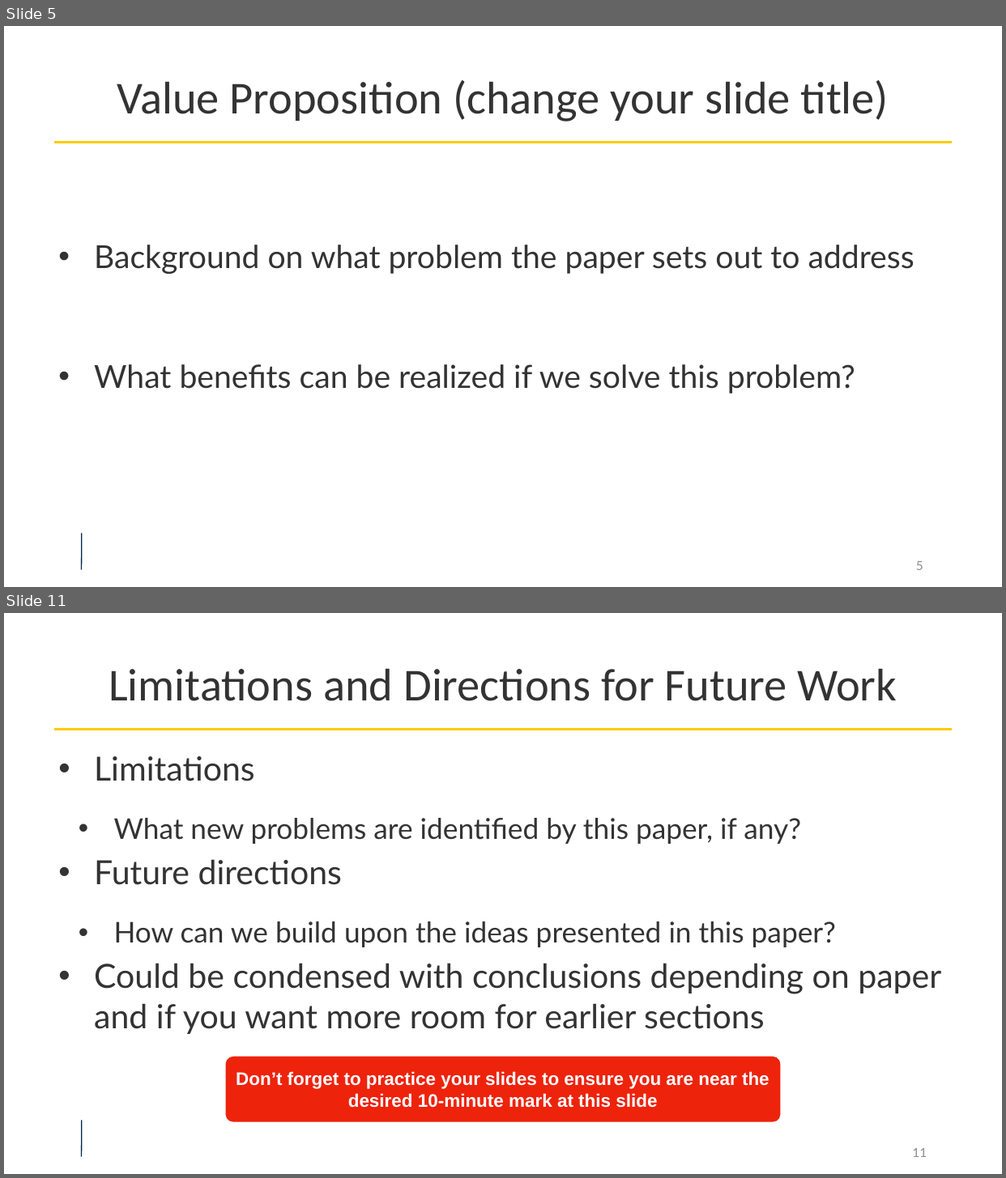
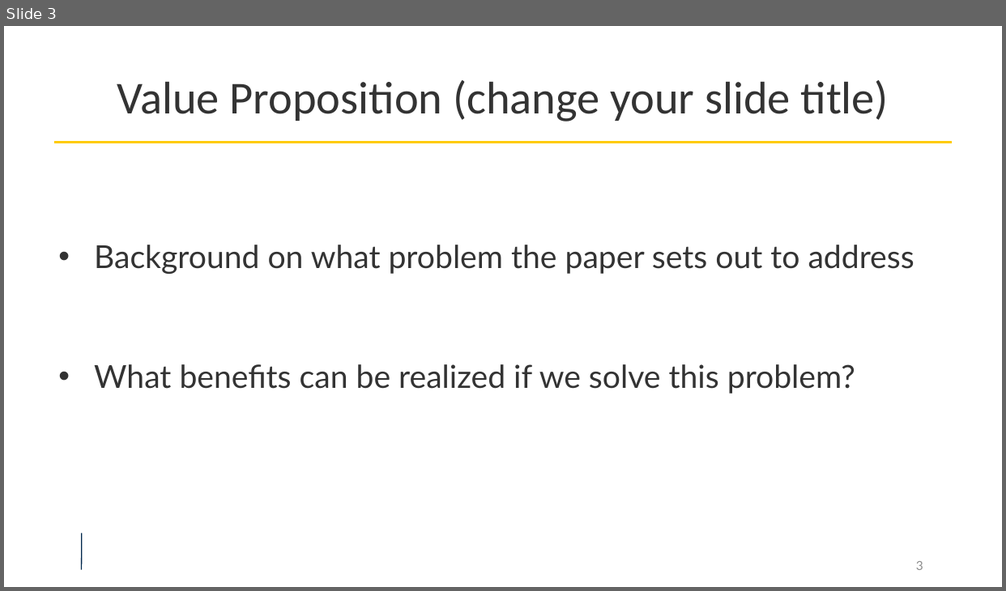
Before and after one commit to umich-eecs598/umich-eecs598.github.io, a slide deck: assets/slides/templates/DeepRob_Paper_Presentation.pptx. Shown one above the other, each under a label of ours: slides 5 and 11 before the commit, slide 3 after it; the slides between them are not shown. The pictures are 1006x1178 and 1006x591 pixels, drawn with LibreOffice and Linux fonts; fonts in the diff are those of the drawing; background and template pictures are left out. Boxes give left, top, right and bottom in pixels: in the first picture for what was removed or moved away, otherwise in the second. Text is boxed around its words. In the diff, an @@ line names an element or a change of style, - is before the commit and + after.

```diff
--- a/assets/slides/templates/DeepRob_Paper_Presentation.pptx
+++ b/assets/slides/templates/DeepRob_Paper_Presentation.pptx
@@ slide 11 removed at box(4, 613, 1002, 1174), background #FFFFFF; not listed: 2 template elements that a slide beside it also shows @@
@@ title removed at box(108, 668, 897, 701) @@
-Limitations and Directions for Future Work
@@ text removed at box(94, 756, 941, 1034) @@
-• Limitations
-  • What new problems are identified by this paper, if any?
-• Future directions
-  • How can we build upon the ideas presented in this paper?
-• Could be condensed with conclusions depending on paper and if you want more room for earlier sections
@@ rounded rectangle removed at box(225, 1057, 781, 1122) @@
-Don’t forget to practice your slides to ensure you are near the desired 10-minute mark at this slide
@@ page number removed at box(912, 1148, 927, 1157) @@
-11
@@ what was slide 5 is now slide 3 @@
@@ page number at box(916, 561, 923, 570): text changed @@
-5
+3
```
Also in this commit, not shown: 2 slides changed, 3 slides added, 7 other slides removed, 1 other file.
